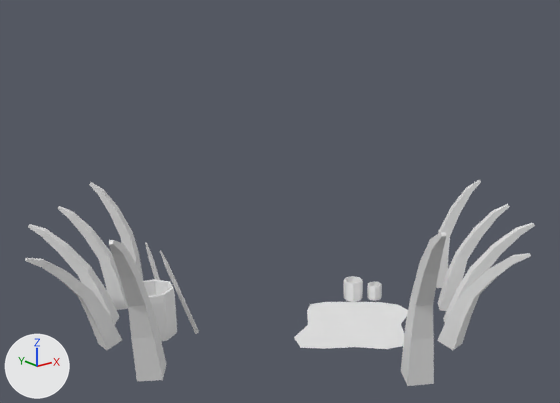
What one commit did to the Blender file Assets/Project Assets/Structures/Cottage2.blend.
Before and after are seen from a 50 mm camera at (-5.85, -7.27, 3.71) aimed at (-0.41, -0.47, 0.99). Every picture has the same lights, and +X, +Y and +Z are marked at lower left. Materials are left out; every surface is plain grey.

The older version as bpy lines, for what is in view:
```python
me_cottage_002 = bpy.data.meshes.new('cottage.002')
me_cottage_002.from_pydata(...)  # 457 vertices, 406 faces; spans x -2.46..0.43, y -2.74..2.48, z -0.1..1.61
me_cottage_002.materials.append(mat_building_mat)
ob_cottage_004 = bpy.data.objects.new('Cottage.004', me_cottage_002)
ob_cottage_004.location = (-0.724, -0.71, -0.005)
ob_cottage_004.rotation_euler = (-0.0241, -0.00653, 0.834)  # degrees (-1.4, -0.4, 48)
```
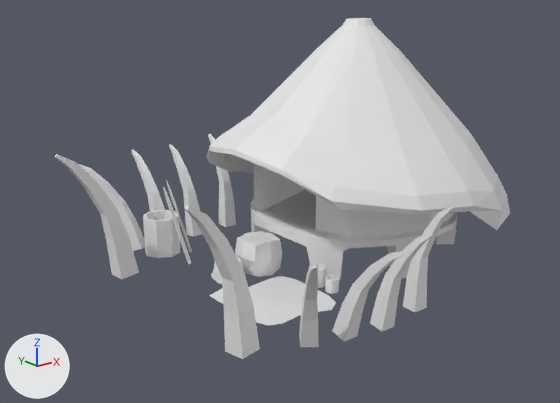
Pixel boxes [x1, y1, x2, y2] of what changed, in the pictures (560 x 403 px):
```json
{"object": "Cottage.004", "change": "reshaped, moved, turned", "before": [25, 180, 535, 386], "after": [55, 18, 510, 359]}
{"part": 1, "of": "me_cottage_002", "change": "added", "after": [206, 18, 510, 230]}
{"part": 2, "of": "me_cottage_002", "change": "added", "after": [250, 164, 458, 282]}
{"part": 3, "of": "me_cottage_002", "change": "added", "after": [211, 257, 243, 284]}
{"part": 4, "of": "me_cottage_002", "change": "added", "after": [235, 231, 282, 277]}
```

Scene script edits in JSON lines:
```json
{"block": "me_cottage_002", "where": "# used by ob_cottage_004; location = (-0.724, -0.71, -0.005); rotation_euler = (-0.0241, -0.00653, 0.834), in degrees (-1.4, -0.4, 48)"}
{"op": "remove", "block": "me_cottage_002", "code": "me_cottage_002.from_pydata(...)  # 457 vertices, 406 faces; spans x -2.46..0.43, y -2.74..2.48, z -0.1..1.61"}
{"op": "add", "block": "me_cottage_002", "code": "me_cottage_002.from_pydata(...)  # 826 vertices, 732 faces; spans x -2.46..3.29, y -2.74..2.48, z -0.1..2.99"}
{"block": "me_cottage_002", "change": "me_cottage_002 part 1: a new loose piece of 169 vertices spanning x -0.82..3.29, y -2.05..1.93, z 0.47..2.99"}
{"block": "me_cottage_002", "change": "me_cottage_002 part 2: a new loose piece of 150 vertices spanning x -0.25..2.5, y -1.5..1.24, z 0.02..1.91"}
{"block": "me_cottage_002", "change": "me_cottage_002 part 3: a new loose piece of 25 vertices spanning x -1.06..-0.73, y -0.25..0.1, z 0.0..0.26"}
{"block": "me_cottage_002", "change": "me_cottage_002 part 4: a new loose piece of 25 vertices spanning x -0.7..-0.17, y -0.35..0.18, z 0.03..0.45"}
{"op": "set", "path": "ob_cottage_004.rotation_euler", "old": "(-0.0241, -0.00653, 0.834)", "new": "(0.0, 0.0, 0.0)", "note": "degrees (-1.4, -0.4, 48) -> degrees (0, 0, 0)"}
{"op": "set", "path": "ob_cottage_004.location", "old": "(-0.724, -0.71, -0.005)", "new": "(0.0, 0.0, 0.0)"}
```
